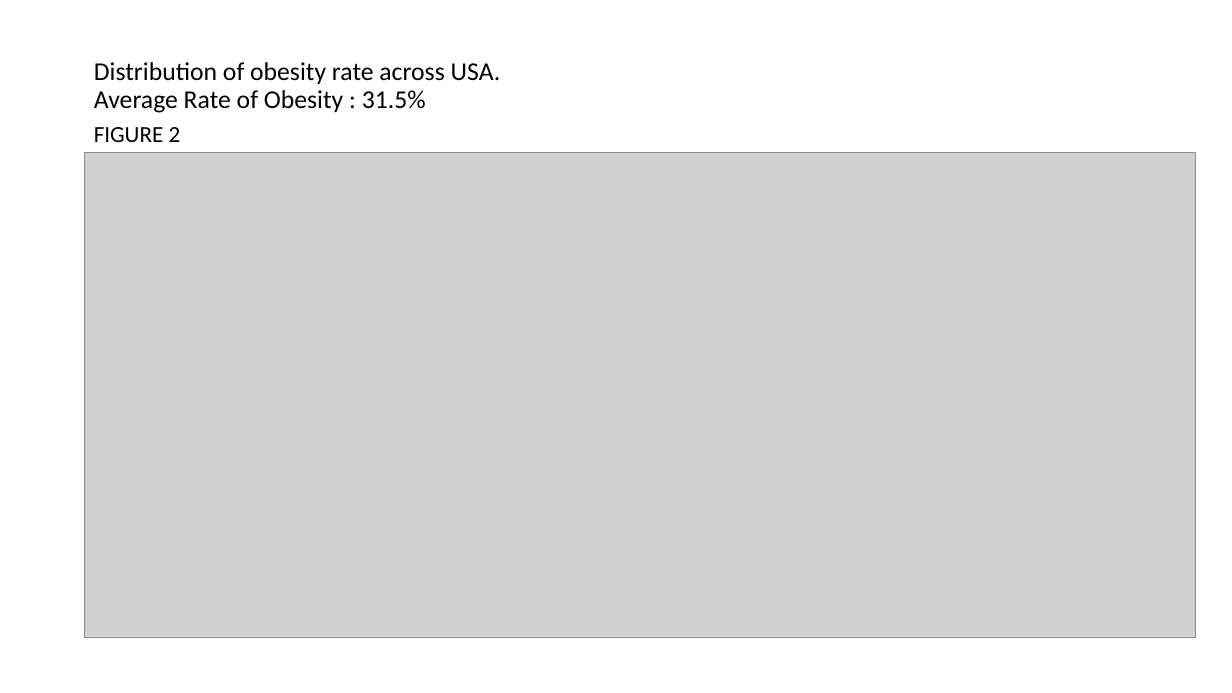
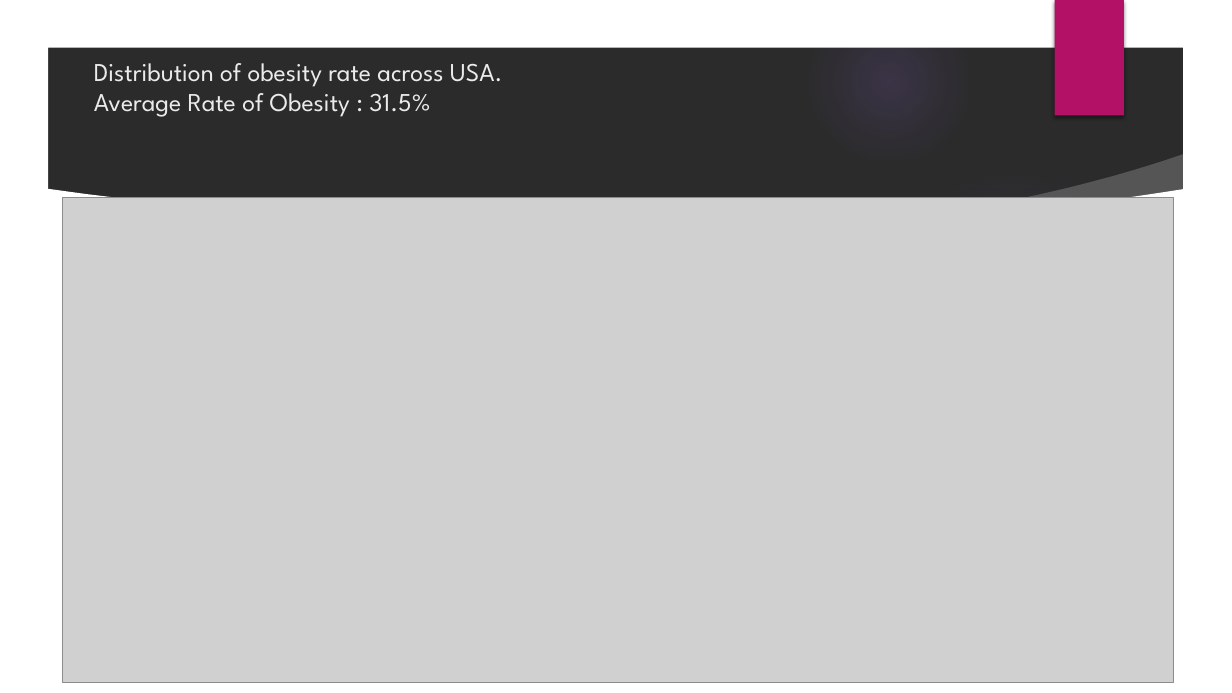
Before and after one commit to rajeshnair1984/Project_Obesity, a slide deck: slide 5 of O3_presentation.pptx (slide 9 before the commit). Drawn at 1232x693 pixels with LibreOffice and Linux fonts; fonts in the diff are those of the drawing; grey boxes stand for pictures; background and template pictures are left out; a plain dark background stands for a picture behind light text. Boxes give left, top, right and bottom in pixels: in the first picture for what was removed or moved away, otherwise in the second. Text is boxed around its words. In the diff, an @@ line names an element or a change of style, - is before the commit and + after.

```diff
--- a/O3_presentation.pptx
+++ b/O3_presentation.pptx
@@ background #FFFFFF to picture (left out) @@
@@ group added at (0,0,1232,693): 5 ellipses, 3 freeform shapes @@
@@ rectangle added at (1055,0,1124,116), fill #B31166 @@
@@ title "Distribution of obesity rate across ..." at (94,63,503,117): font Calibri to League Spartan, text colour #000000 to #EBEBEB; line spacing 0.9 to 1 @@
@@ text removed at (94,127,181,142) @@
-FIGURE 2
@@ picture: place and size @@
-picture at (85,152,1197,638)
+picture at (63,197,1175,682)
```
Also in this commit, not shown: 10 other slides changed, 1 slide added, 1 slide removed.
